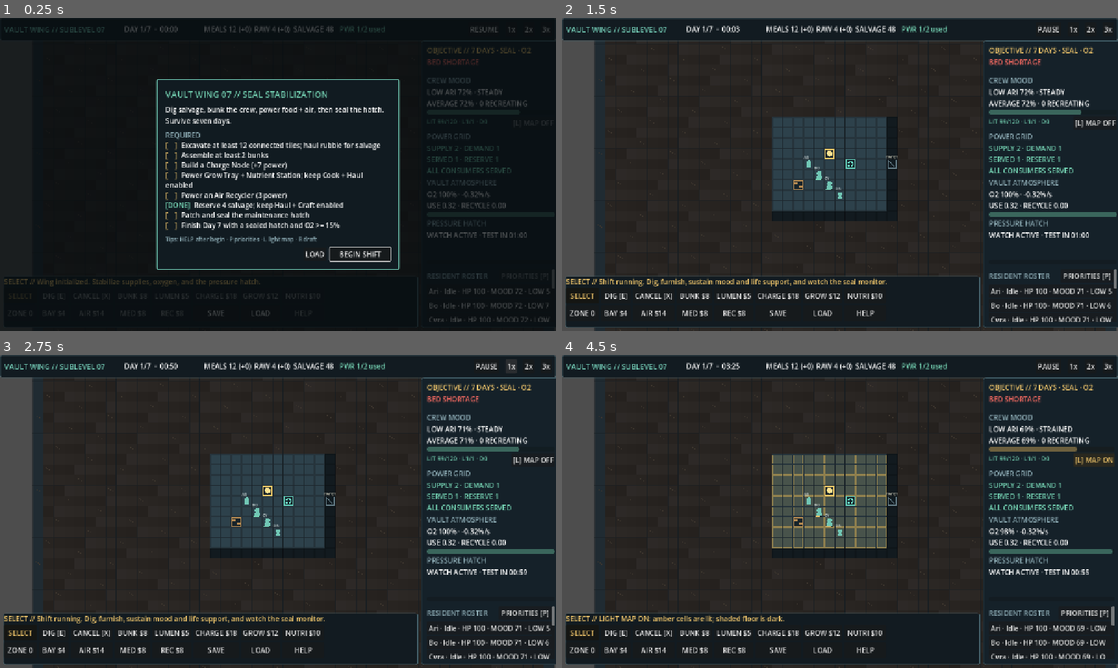
Above: before the commit, frames 1-4 (two rows, left to right).
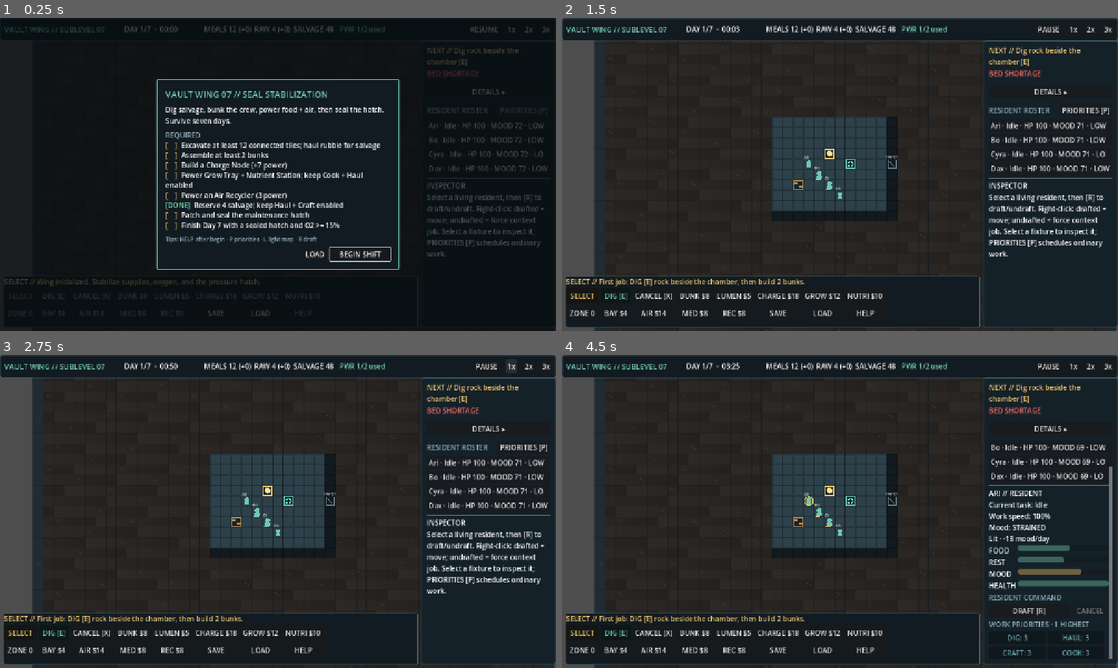
Above: after the commit, the same moments.

Repository: rccoleman19/VaultTycoon
Game: Godot game, scene res://scenes/main.tscn
Two runs of this game, one before a commit and one after it. Both use one fixed random seed, a clock stepped at 60 frames per second and the inputs below.
Inputs (mouse positions are in pixels of both pictures, inside the frame that each line leads up to):
- Up to frame 1 (0.25 s): no input
- Up to frame 2 (1.5 s): click (1051, 93) at 0.5 s, where only the run after the commit has a clickable "DETAILS ▸"; click "BEGIN SHIFT" at 1.25 s
- Up to frame 3 (2.75 s): click "1x" at 2 s
- Up to frame 4 (4.5 s): click "2x" at 2.75 s; click "3x" at 3.5 s; click (1095, 461) at 4.25 s, where only the run before the commit has a clickable "[L] MAP OFF"

The runs differ from the first frame. In frame 1, 2.8% of the frame differs, in the area x 76-100%, y 9-98%; in frame 2, 6.9%; in frame 3, 6.9%; in frame 4, 12%, in the area x 6-100%, y 7-99%.

Commit message:
fix: first-session clarity with primary NEXT objective
Keep one always-visible NEXT CTA, collapse secondary HUD behind DETAILS, and teach dig → bunks → power/food without new systems. Select-mode help still explains draft/force.

Diff:
--- a/scripts/game.gd
+++ b/scripts/game.gd
@@ -155,8 +155,8 @@
 	tutorial_open = false
 	user_paused = false
 	player_orders.show_briefing(false)
-	status_message = "Shift running. Dig, furnish, sustain mood and life support, and watch the seal monitor."
-	status_message_left = 5.0
+	status_message = "First job: DIG [E] rock beside the chamber, then build 2 bunks."
+	status_message_left = 8.0
 
 
 func _simulation_step(delta_seconds: float) -> void:
--- a/scripts/player_orders.gd
+++ b/scripts/player_orders.gd
@@ -20,6 +20,9 @@
 var breach_bar: ProgressBar
 var breach_focus_button: Button
 var right_scroll: ScrollContainer
+var details_box: VBoxContainer
+var details_toggle: Button
+var _details_expanded := false
 var roster_box: VBoxContainer
 var inspector_title: Label
 var inspector_state: Label
@@ -143,31 +146,43 @@
 	summary.size_flags_horizontal = Control.SIZE_EXPAND_FILL
 	rail.add_child(summary)
 	objective_label = Label.new()
-	objective_label.text = "OBJECTIVE // 7 DAYS · SEAL · O2"
+	objective_label.text = "NEXT // Begin shift"
+	objective_label.autowrap_mode = TextServer.AUTOWRAP_WORD_SMART
 	objective_label.add_theme_color_override("font_color", Color("efc56b"))
 	objective_label.add_theme_font_size_override("font_size", 16)
+	objective_label.custom_minimum_size.y = 42
 	summary.add_child(objective_label)
 	alert_label = Label.new()
 	alert_label.autowrap_mode = TextServer.AUTOWRAP_WORD_SMART
-	alert_label.custom_minimum_size.y = 38
+	alert_label.custom_minimum_size.y = 34
 	summary.add_child(alert_label)
+	details_toggle = Button.new()
+	details_toggle.text = "DETAILS ▸"
+	details_toggle.tooltip_text = "Show or hide mood, power, air, hatch, and light readouts."
+	details_toggle.custom_minimum_size.y = 26
+	details_toggle.pressed.connect(_toggle_details_rail)
+	summary.add_child(details_toggle)
+	details_box = VBoxContainer.new()
+	details_box.add_theme_constant_override("separation", 4)
+	details_box.visible = false
+	summary.add_child(details_box)
 	var mood_header := Label.new()
 	mood_header.text = "CREW MOOD"
 	mood_header.add_theme_color_override("font_color", Color("8faeb7"))
-	summary.add_child(mood_header)
+	details_box.add_child(mood_header)
 	crew_mood_label = Label.new()
 	crew_mood_label.autowrap_mode = TextServer.AUTOWRAP_WORD_SMART
 	crew_mood_label.custom_minimum_size.y = 38
-	summary.add_child(crew_mood_label)
+	details_box.add_child(crew_mood_label)
 	crew_mood_bar = ProgressBar.new()
 	crew_mood_bar.min_value = 0.0
 	crew_mood_bar.max_value = 100.0
 	crew_mood_bar.show_percentage = false
 	crew_mood_bar.custom_minimum_size.y = 10
-	summary.add_child(crew_mood_bar)
+	details_box.add_child(crew_mood_bar)
 	var lighting_row := HBoxContainer.new()
 	lighting_row.add_theme_constant_override("separation", 6)
-	summary.add_child(lighting_row)
+	details_box.add_child(lighting_row)
 	lighting_label = Label.new()
 	lighting_label.custom_minimum_size = Vector2(188, 26)
 	lighting_label.size_flags_horizontal = Control.SIZE_EXPAND_FILL
@@ -183,44 +198,44 @@
 	var power_header := Label.new()
 	power_header.text = "POWER GRID"
 	power_header.add_theme_color_override("font_color", Color("8faeb7"))
-	summary.add_child(power_header)
+	details_box.add_child(power_header)
 	power_detail_label = Label.new()
 	power_detail_label.autowrap_mode = TextServer.AUTOWRAP_WORD_SMART
 	power_detail_label.custom_minimum_size.y = 62
-	summary.add_child(power_detail_label)
+	details_box.add_child(power_detail_label)
 	var oxygen_header := Label.new()
 	oxygen_header.text = "VAULT ATMOSPHERE"
 	oxygen_header.add_theme_color_override("font_color", Color("8faeb7"))
-	summary.add_child(oxygen_header)
+	details_box.add_child(oxygen_header)
 	oxygen_label = Label.new()
 	oxygen_label.autowrap_mode = TextServer.AUTOWRAP_WORD_SMART
 	oxygen_label.custom_minimum_size.y = 38
-	summary.add_child(oxygen_label)
+	details_box.add_child(oxygen_label)
 	oxygen_bar = ProgressBar.new()
 	oxygen_bar.min_value = 0.0
 	oxygen_bar.max_value = OxygenSystem.MAX_OXYGEN
 	oxygen_bar.show_percentage = false
 	oxygen_bar.custom_minimum_size.y = 10
-	summary.add_child(oxygen_bar)
+	details_box.add_child(oxygen_bar)
 	var breach_header := Label.new()
 	breach_header.text = "PRESSURE HATCH"
 	breach_header.add_theme_color_override("font_color", Color("8faeb7"))
-	summary.add_child(breach_header)
+	details_box.add_child(breach_header)
 	breach_label = Label.new()
 	breach_label.autowrap_mode = TextServer.AUTOWRAP_WORD_SMART
 	breach_label.custom_minimum_size.y = 64
-	summary.add_child(breach_label)
+	details_box.add_child(breach_label)
 	breach_bar = ProgressBar.new()
 	breach_bar.min_value = 0.0
 	breach_bar.max_value = 100.0
 	breach_bar.show_percentage = false
 	breach_bar.custom_minimum_size.y = 10
-	summary.add_child(breach_bar)
+	details_box.add_child(breach_bar)
 	breach_focus_button = Button.new()
 	breach_focus_button.text = "FOCUS HATCH"
 	breach_focus_button.custom_minimum_size.y = 26
 	breach_focus_button.pressed.connect(func() -> void: game.focus_breach())
-	summary.add_child(breach_focus_button)
+	details_box.add_child(breach_focus_button)
 	summary.add_child(HSeparator.new())
 	right_scroll = ScrollContainer.new()
 	right_scroll.horizontal_scroll_mode = ScrollContainer.SCROLL_MODE_DISABLED
@@ -747,13 +762,30 @@
 	_refresh_power_detail()
 	pause_button.text = "RESUME" if game.user_paused else "PAUSE"
 	var active_help := game.status_message if game.status_message_left > 0.0 else game._tool_help(game.active_tool)
+	var step: Dictionary = _primary_next_step()
 	if game.status_message_left <= 0.0 and game.active_tool == "select":
-		active_help = "Select a living resident, then [R] to draft/undraft. Right-click: drafted = move; undrafted = force context job."
+		var select_help := "Select a living resident, then [R] to draft/undraft. Right-click: drafted = move; undrafted = force context job."
+		if not game.tutorial_open and not game.ended:
+			var next_help := str(step.get("help", "")).strip_edges()
+			if not next_help.is_empty():
+				active_help = "%s %s" % [next_help, select_help]
+			else:
+				active_help = select_help
+		else:
+			active_help = select_help
 	tool_status.text = "%s // %s" % [game.active_tool.to_upper(), active_help]
+	var suggested := str(step.get("tool", ""))
+	for key: String in command_buttons:
+		var button: Button = command_buttons[key]
+		if key == game.active_tool:
+			button.modulate = Color("efc56b")
+		elif key == suggested and not game.tutorial_open and not game.ended:
+			button.modulate = Color("75d4b4")
+		else:
+			button.modulate = Color.WHITE
 	for key: String in command_buttons:
 		var button: Button = command_buttons[key]
 		button.disabled = game.tutorial_open or is_help_open() or game.ended
-		button.modulate = Color("efc56b") if key == game.active_tool else Color.WHITE
 	if help_button != null:
 		help_button.disabled = (
 			game.tutorial_open
@@ -784,6 +816,103 @@
 	_refresh_checklist()
 
 
+func _toggle_details_rail() -> void:
+	_details_expanded = not _details_expanded
+	if details_box != null:
+		details_box.visible = _details_expanded
+	if details_toggle != null:
+		details_toggle.text = "DETAILS ▾" if _details_expanded else "DETAILS ▸"
+
+
+func _primary_next_step() -> Dictionary:
+	var initial_floor := MapGrid.CHAMBER.size.x * MapGrid.CHAMBER.size.y
+	var floor_count := game.map_grid.get_floor_cells().size()
+	if floor_count < initial_floor + 12:
+		return {
+			"text": "NEXT // Dig rock beside the chamber [E]",
+			"help": "Select DIG [E], mark rock next to the blue chamber, then wait for a digger.",
+			"tool": "dig",
+		}
+	if game.get_completed_building_count(VaultBuilding.Kind.BED) < 2:
+		return {
+			"text": "NEXT // Build 2 bunks on carved floor",
+			"help": "Select BUNK, place on empty carved floor, and let Craft finish both beds.",
+			"tool": "bed",
+		}
+	if game.get_completed_building_count(VaultBuilding.Kind.GENERATOR, true) < 1:
+		return {
+			"text": "NEXT // Build a Charge Node for power",
+			"help": "Select CHARGE, place it, and wait for supply + build. It adds +7 power.",
+			"tool": "generator",
+		}
+	var cook_ok := _has_eligible_worker("cook")
+	var haul_ok := _has_eligible_worker("haul")
+	var food_ready := (
+		game.get_powered_building_count(VaultBuilding.Kind.GROW_TRAY) >= 1
+		and game.get_powered_building_count(VaultBuilding.Kind.KITCHEN) >= 1
+		and cook_ok
+		and haul_ok
+	)
+	if not food_ready:
+		if game.get_completed_building_count(VaultBuilding.Kind.GROW_TRAY) < 1:
+			return {
+				"text": "NEXT // Build and power a Grow Tray",
+				"help": "Select GROW, place it, power it, and keep Haul enabled so output is stored.",
+				"tool": "grow",
+			}
+		if game.get_completed_building_count(VaultBuilding.Kind.KITCHEN) < 1:
+			return {
+				"text": "NEXT // Build and power a Nutrient Station",
+				"help": "Select NUTRI, place it, power it, and keep Cook + Haul enabled.",
+				"tool": "kitchen",
+			}
+		return {
+			"text": "NEXT // Power food chain; keep Cook + Haul on",
+			"help": "Enable Grow Tray + Nutrient Station power and leave Cook/Haul above OFF.",
+			"tool": "select",
+		}
+	if game.get_powered_building_count(VaultBuilding.Kind.AIR_RECYCLER) < 1:
+		return {
+			"text": "NEXT // Power an Air Recycler (AIR $14)",
+			"help": "Select AIR, build it, and keep it powered (3 power).",
+			"tool": "air",
+		}
+	var hatch_ready := (
+		game.breach_system.is_sealed()
+		or (
+			game.food_system.salvage
+				+ game.breach_system.patch_delivered
+				+ game.job_system.get_breach_supply_in_transit()
+				>= BreachSystem.PATCH_COST
+			and _has_eligible_worker("haul")
+			and _has_eligible_worker("craft")
+		)
+	)
+	if not hatch_ready:
+		return {
+			"text": "NEXT // Keep 4 salvage + Haul/Craft ready for hatch",
+			"help": "Reserve 4 salvage and leave Haul + Craft above OFF before the hatch warning.",
+			"tool": "select",
+		}
+	if not game.breach_system.is_sealed():
+		return {
+			"text": "NEXT // Patch and seal the maintenance hatch",
+			"help": "When the hatch warns, keep Haul + Craft working until the patch completes.",
+			"tool": "select",
+		}
+	if not game.day_cycle.completed:
+		return {
+			"text": "NEXT // Hold the wing through Day 7",
+			"help": "Keep food, power, air, and the sealed hatch stable until Day 7 completes.",
+			"tool": "select",
+		}
+	return {
+		"text": "NEXT // Wing stable — check victory blockers",
+		"help": "Seal and breathable O2 remain required at Day 7.",
+		"tool": "select",
+	}
+
+
 func _refresh_objective() -> void:
 	if game.day_cycle.completed and not game.ended:
 		var blockers: Array[String] = []
@@ -794,8 +923,20 @@
 		objective_label.text = "VICTORY PENDING // %s" % " + ".join(blockers)
 		objective_label.add_theme_color_override("font_color", Color("ef6860"))
 		return
-	objective_label.text = "OBJECTIVE // 7 DAYS · SEAL · O2"
+	var step: Dictionary = _primary_next_step()
+	objective_label.text = str(step.get("text", "NEXT // Survive"))
 	objective_label.add_theme_color_override("font_color", Color("efc56b"))
+	if (
+		game.breach_system.phase == BreachSystem.Phase.WARNING
+		or game.breach_system.phase == BreachSystem.Phase.OPEN
+		or game.power_grid.brownout_active
+		or game.oxygen_system.is_low()
+	):
+		if details_box != null and not _details_expanded:
+			_details_expanded = true
+			details_box.visible = true
+			if details_toggle != null:
+				details_toggle.text = "DETAILS ▾"
 
 
 func _refresh_roster() -> void:
